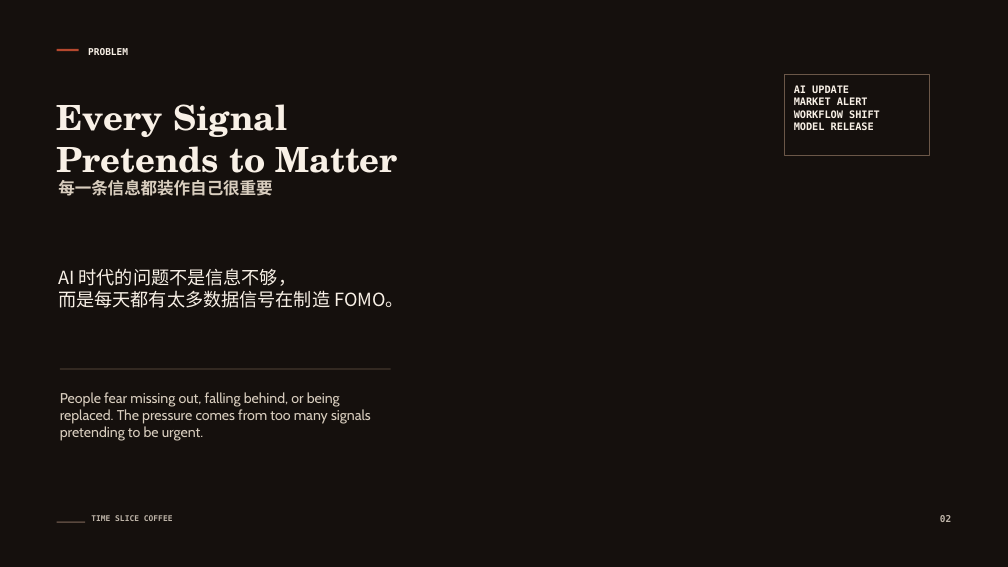
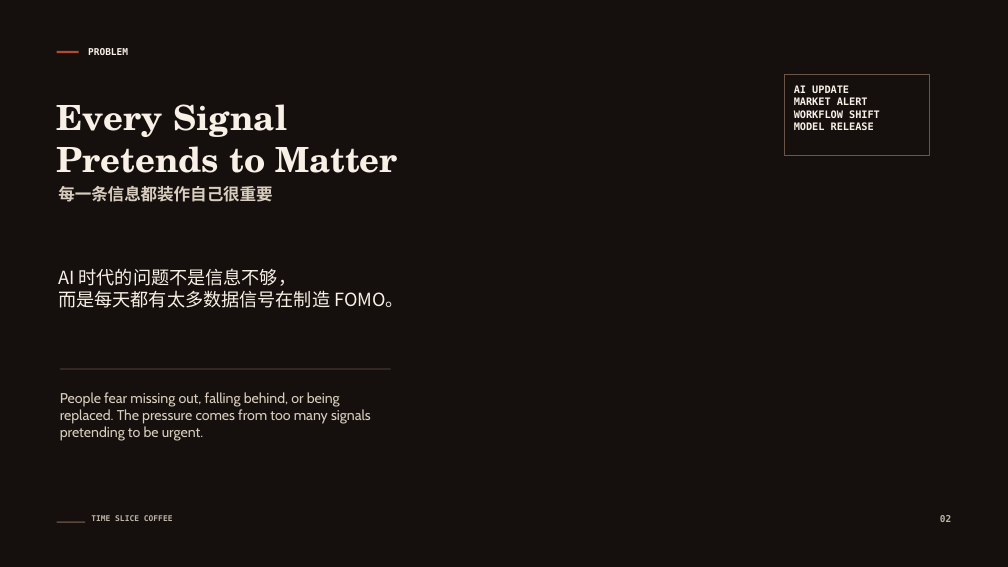
Before and after one commit to AcngAcng/qingsong-time-slice-coffee, a slide deck: slide 2 of pitch-deck/Time_Slice_Coffee_Hackathon_Pitch_Deck.pptx. Drawn at 1008x567 pixels with LibreOffice and Linux fonts; fonts in the diff are those of the drawing; background and template pictures are left out; a plain dark background stands for a picture behind light text. Boxes give left, top, right and bottom in pixels: in the first picture for what was removed or moved away, otherwise in the second. Text is boxed around its words. In the diff, an @@ line names an element or a change of style, - is before the commit and + after.

```diff
--- a/pitch-deck/Time_Slice_Coffee_Hackathon_Pitch_Deck.pptx
+++ b/pitch-deck/Time_Slice_Coffee_Hackathon_Pitch_Deck.pptx
@@ text "每一条信息都装作自己很重要": place and size @@
-text "每一条信息都装作自己很重要" at (58, 180, 273, 196)
+text "每一条信息都装作自己很重要" at (58, 186, 273, 202)
```
Also in this commit, not shown: 6 other slides changed, 22 other files.
